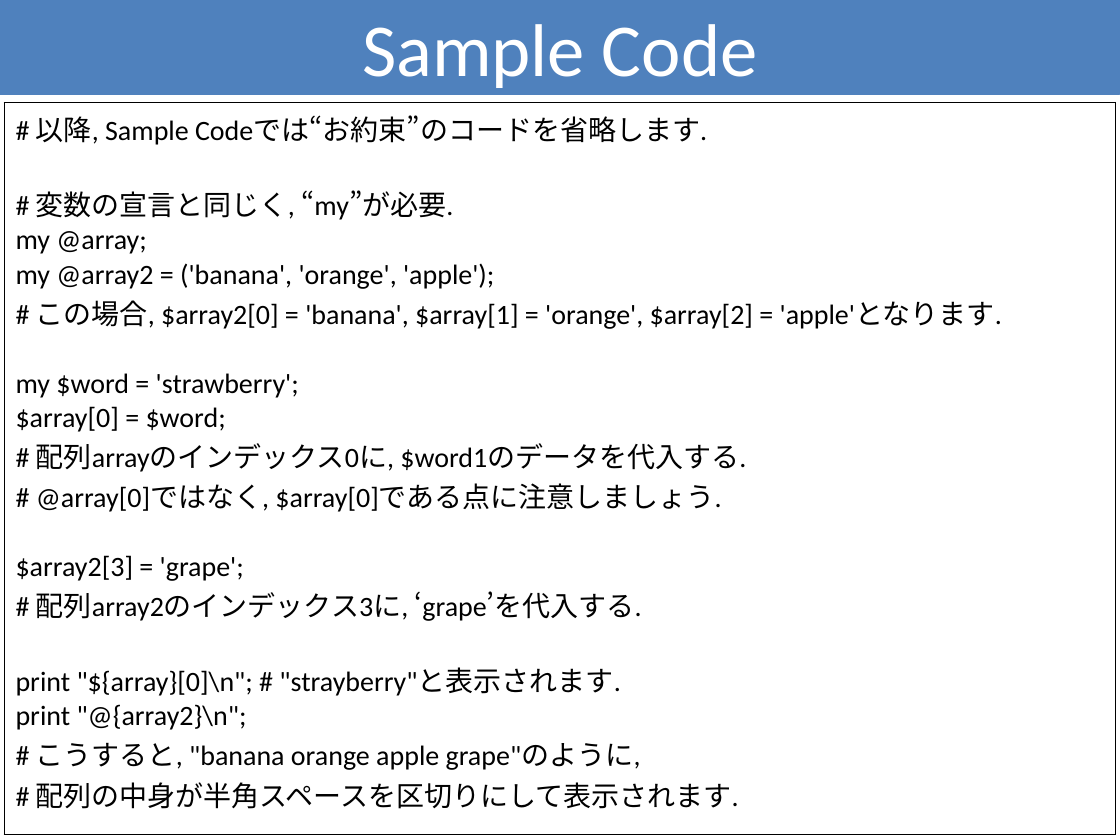
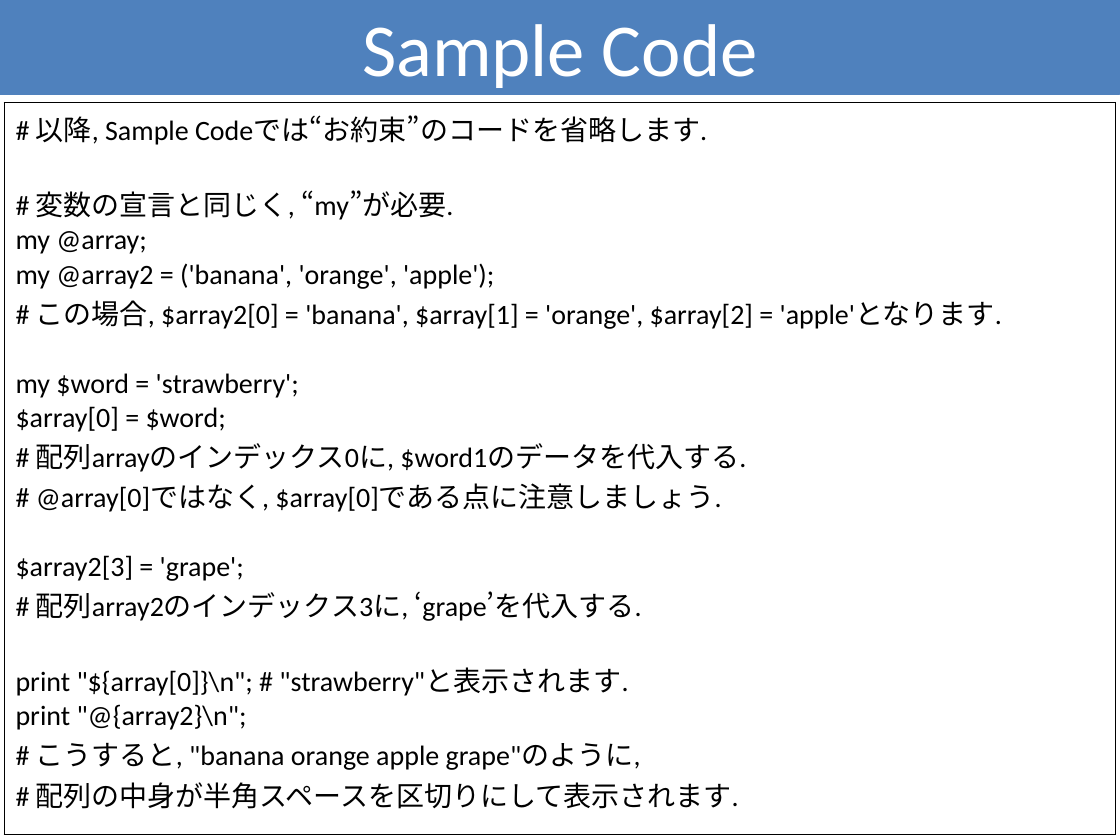
Before and after one commit to Akira51/perl_entrance, a slide deck: slide 21 of 03/perl_entrance_03.pptx. Drawn at 1120x840 pixels with LibreOffice and Linux fonts; fonts in the diff are those of the drawing. Boxes give left, top, right and bottom in pixels: in the first picture for what was removed or moved away, otherwise in the second. Text is boxed around its words. In the diff, an @@ line names an element or a change of style, - is before the commit and + after.

Commit message:
- "配列とその操作"のSample Codeの誤植修正

```diff
--- a/03/perl_entrance_03.pptx
+++ b/03/perl_entrance_03.pptx
@@ table at <box>4,103,1116,836</box> @@
@@ row 1, column 1: "# 以降, Sample Codeでは“お約束”のコードを省略します. / # 変数の宣言と同じく, “my”が必要. / my @array; / my @array2 = ('banana', 'orange', 'apple'); / # この場合, $array2[0] = 'banana', $array[1] = 'orange', $array[2] = 'apple'となります. / my $word = 'strawberry'; / $array[0] = $word; / # 配列arrayのインデックス0に, $word1のデータを代入する. / # @array[0]ではなく, $array[0]である点に注意しましょう. / $array2[3] = 'grape'; / # 配列array2のインデックス3に, ‘grape’を代入する. / print "${array}[0]\n"; # "strayberry"と表示されます. / print "@{array2}\n"; / # こうすると, "banana orange apple grape"のように, / # 配列の中身が半角スペースを区切りにして表示されます." to "# 以降, Sample Codeでは“お約束”のコードを省略します. / # 変数の宣言と同じく, “my”が必要. / my @array; / my @array2 = ('banana', 'orange', 'apple'); / # この場合, $array2[0] = 'banana', $array[1] = 'orange', $array[2] = 'apple'となります. / my $word = 'strawberry'; / $array[0] = $word; / # 配列arrayのインデックス0に, $word1のデータを代入する. / # @array[0]ではなく, $array[0]である点に注意しましょう. / $array2[3] = 'grape'; / # 配列array2のインデックス3に, ‘grape’を代入する. / print "${array[0]}\n"; # "strawberry"と表示されます. / print "@{array2}\n"; / # こうすると, "banana orange apple grape"のように, / # 配列の中身が半角スペースを区切りにして表示されます." @@
```
Also in this commit, not shown: 1 other file.
